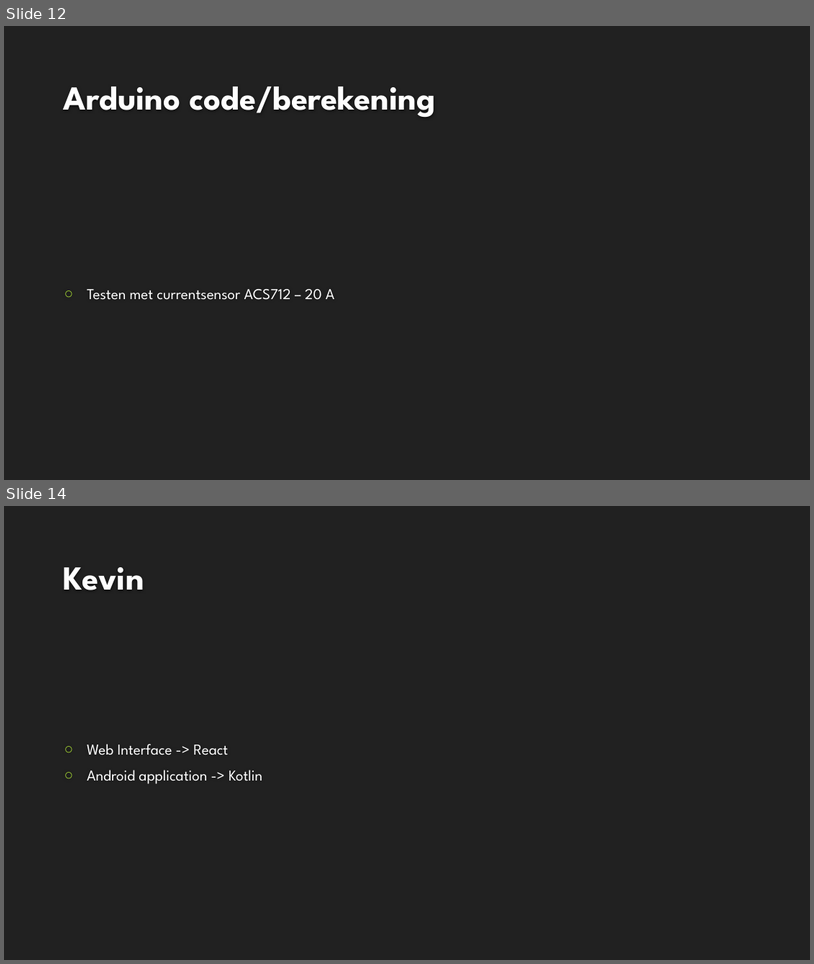
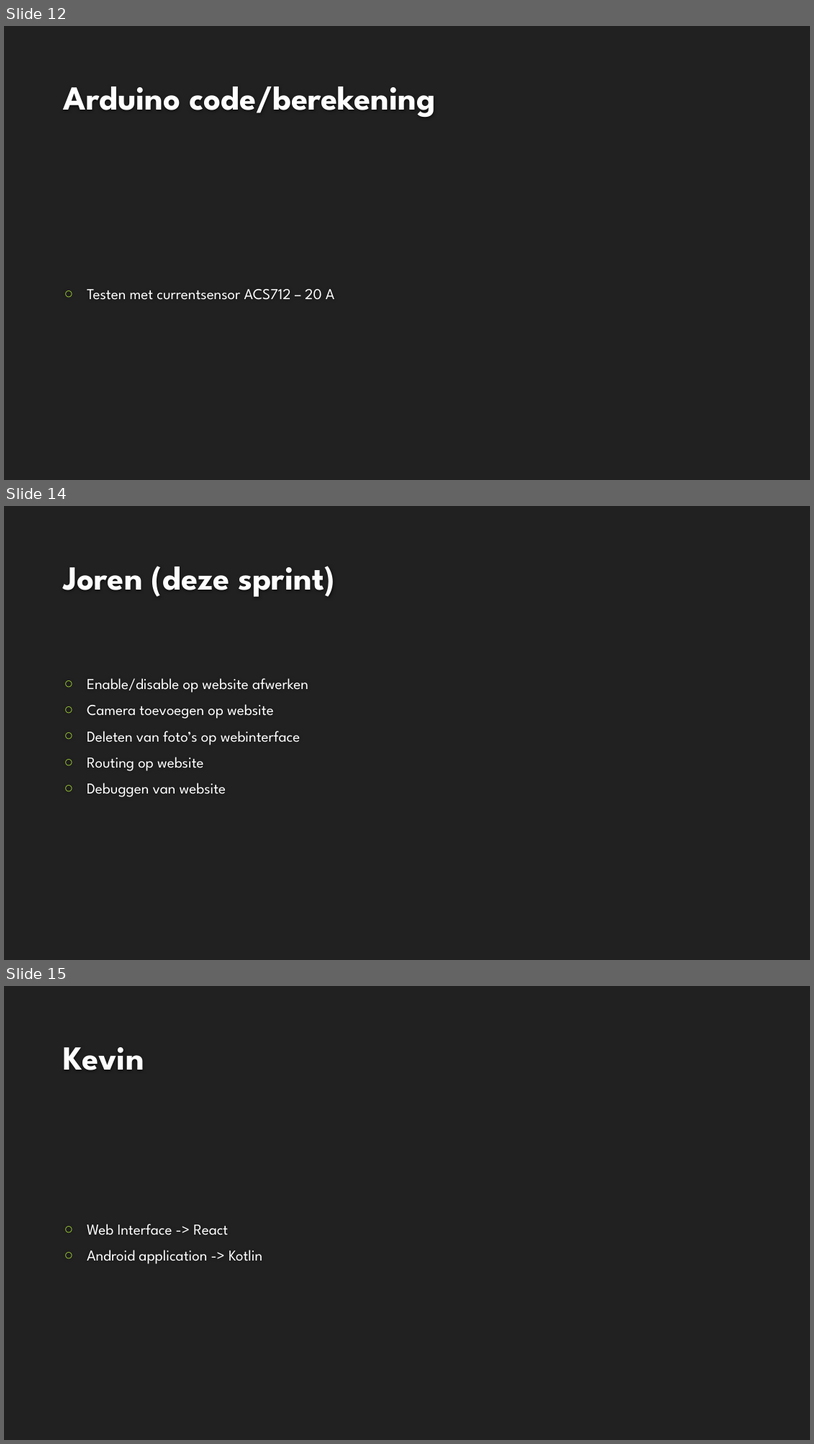
Before and after one commit to KevinD25/BBsnap, a slide deck: doc/Eindpresentaite Januari.pptx. Shown one above the other, each under a label of ours: slides 12 and 14 before the commit, slides 12, 14 and 15 after it; the slides between them are not shown. The pictures are 814x964 and 814x1444 pixels, drawn with LibreOffice and Linux fonts; fonts in the diff are those of the drawing; background and template pictures are left out. Boxes give left, top, right and bottom in pixels: in the first picture for what was removed or moved away, otherwise in the second. Text is boxed around its words. In the diff, an @@ line names an element or a change of style, - is before the commit and + after.

```diff
--- a/doc/Eindpresentaite Januari.pptx
+++ b/doc/Eindpresentaite Januari.pptx
@@ slide 14 added at (4,506,810,960), background #212121 @@
@@ title added at (64,566,335,597), 40 pt, text #FEFEFE, bold @@
+Joren (deze sprint)
@@ text added at (87,678,309,797), 18 pt, text #FFFFFF @@
+○ Enable/disable op website afwerken
+○ Camera toevoegen op website
+○ Deleten van foto’s op webinterface
+○ Routing op website
+○ Debuggen van website
@@ what was slide 14 is now slide 15 @@
```
Also in this commit, not shown: 5 slides changed, 2 other slides added, 2 slides removed, 2 other files.
